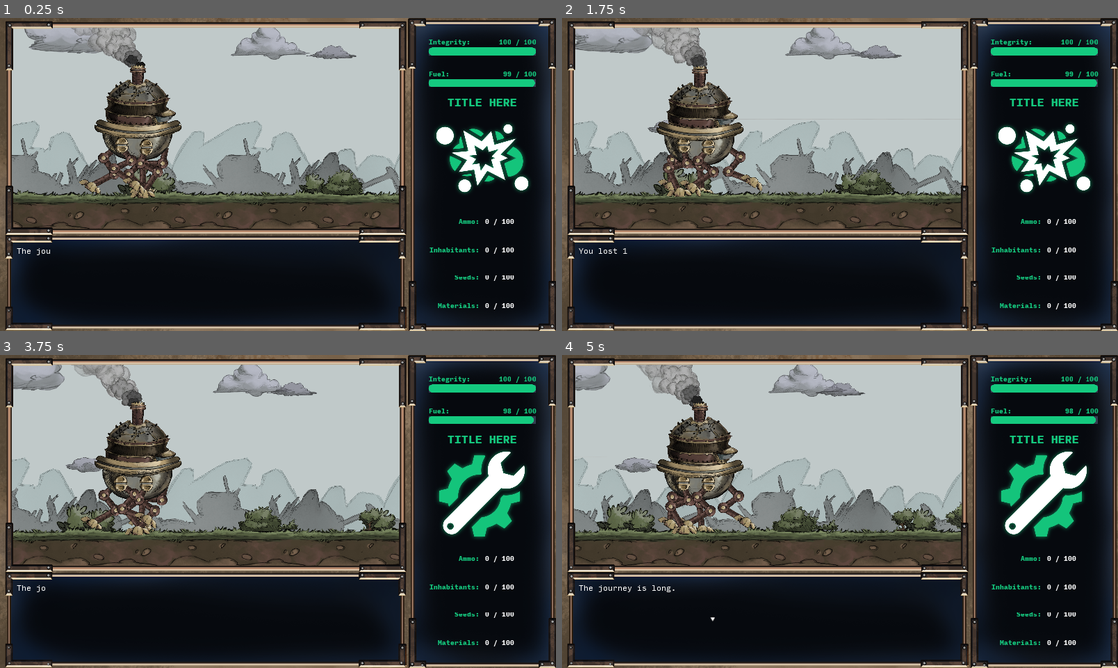
Above: before the commit, frames 1-4 (two rows, left to right).
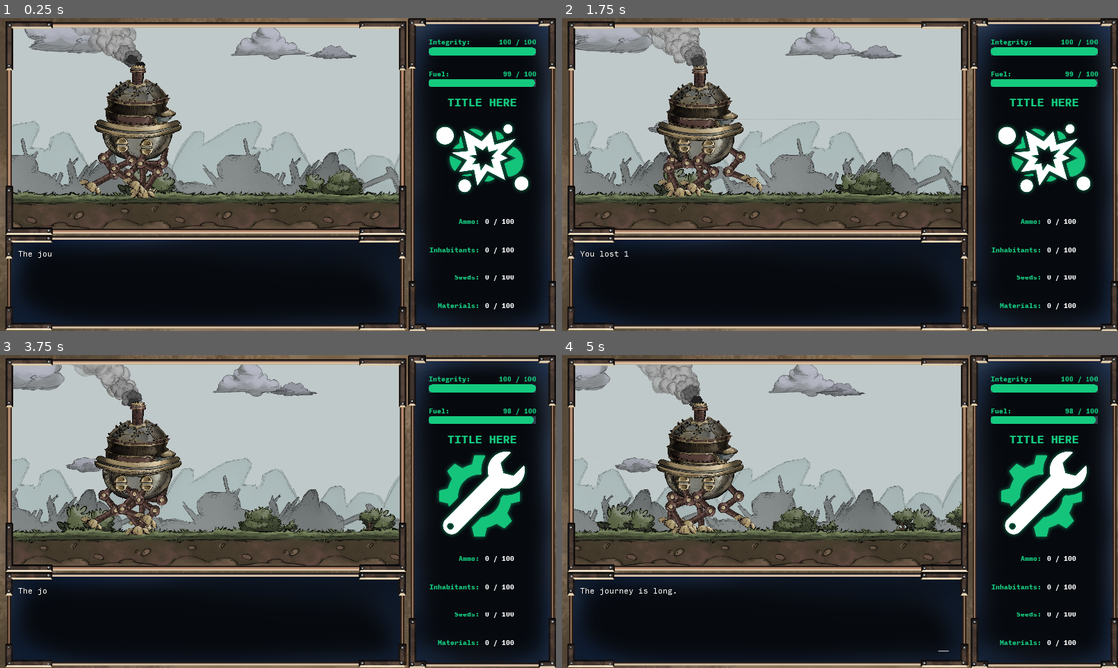
Above: after the commit, the same moments.

Repository: silverweed/ggj20
Game: Godot game, scene res://levels/Level.tscn
The game is run twice, just before and just after one commit, with the same random seed, the same clock (stepped at 60 frames per second) and the same inputs.
Inputs:
- Up to frame 1 (0.25 s): no input
- Up to frame 2 (1.75 s): hold Up (ui_up) 0.53-1.28 s; hold Z (advance_text) 0.53-1.28 s; hold Down (ui_down) from 1.28 s (still down); tap Z (advance_text) at 1.35 s
- Up to frame 3 (3.75 s): release Down (ui_down) at 2.03 s; hold Z (advance_text) 2.03-2.78 s; hold Up (ui_up) 2.03-3.53 s; tap Z (advance_text) at 2.85 s; hold Down (ui_down) from 3.53 s (still down); hold Z (advance_text) from 3.53 s (still down)
- Up to frame 4 (5 s): keep holding Down (ui_down); release Z (advance_text) at 4.28 s; tap Z (advance_text) at 4.35 s

The runs differ from the first frame. In frame 1, less than 0.1% of the frame differs, in the area x 3-10%, y 73-77%; in frame 2, less than 0.1%; in frame 3, less than 0.1%; in frame 4, 0.2%, in the area x 3-70%, y 73-95%.

Commit message:
add debug dot graph

Diff:
--- a/GameManager.gd
+++ b/GameManager.gd
@@ -15,10 +15,12 @@
 	globals.game_mgr = self
 	if globals.events.events.empty():
 		globals.events.load_events("base_events.txt")
-#		globals.events.load_events("event_pack_1.txt")
-#		globals.events.load_events("event_pack_2.txt")
-#		globals.events.load_events("null_events_1-11.txt")
+		globals.events.load_events("event_pack_1.txt")
+		globals.events.load_events("event_pack_2.txt")
+		globals.events.load_events("event_null_complete_1-14.txt")
+		globals.events.load_events("military_events.txt")
 #		globals.events.load_events("test_events.txt")
+#		globals.events.debug_output_event_graph("events.dot")
 
 	var event_uis = get_tree().get_nodes_in_group("event_ui")
 	if len(event_uis) > 0:
--- a/events/EventParser.gd
+++ b/events/EventParser.gd
@@ -89,7 +89,7 @@
 			cur_choice = EventTypes.Event_Choice.new()
 			line = line.trim_prefix(">").strip_edges()
 			# check if condition is present
-			if line[0] == "[":
+			if line.length() > 0 and line[0] == "[":
 				var splitted = line.substr(1).split("]")
 				cur_choice.chance_expr = splitted[0].strip_edges()
 				cur_choice.description = splitted[1].strip_edges()
--- a/events/EventsDB.gd
+++ b/events/EventsDB.gd
@@ -34,7 +34,6 @@
 		proxies[key] = new_proxies[key]
 
 
-
 func debug_print_events(evts, proxs):
 	print("== Events ==")
 	for key in evts:
@@ -63,3 +62,24 @@
 			print("change [", change.chance_expr, "] ", change.stat_name, " ", change.change)
 		for change in proxy.mod_changes:
 			print("module [", change.chance_expr, "] ", change.stat_name, " ", change.change)
+
+
+
+func debug_output_event_graph(outfname: String):
+	var file = File.new();
+	file.open(outfname, File.WRITE)
+	file.store_line("digraph events {")
+
+	for key in events:
+		var event: EventTypes.Event = events[key]
+		for choice in event.choices:
+			for outcome in choice.outcomes:
+				file.store_line(key + " -> " + outcome.linked_event + ";")
+
+	for key in proxies:
+		var proxy = proxies[key]
+		for outcome in proxy.choice.outcomes:
+			file.store_line(key + " -> " + outcome.linked_event + " [color=orange];")
+
+	file.store_line("}")
+	file.close()
--- a/ui/EventUI.tscn
+++ b/ui/EventUI.tscn
@@ -30,8 +30,12 @@
 margin_bottom = -30.0
 
 [node name="DialogBox" parent="." instance=ExtResource( 3 )]
-margin_left = 25.0
-margin_top = 25.0
-margin_right = -25.0
-margin_bottom = -25.0
+anchor_left = 0.024
+anchor_top = 0.102
+anchor_right = 0.976
+anchor_bottom = 0.898
+margin_left = -0.176001
+margin_top = 0.112
+margin_right = 0.175903
+margin_bottom = -0.112015
 hide_on_finish = true
--- a/ui/dialogs/DialogBox.gd
+++ b/ui/dialogs/DialogBox.gd
@@ -38,6 +38,7 @@
 		text_cursor = 0
 	waiting = false
 	ahead.hide()
+	$AnimationPlayer.stop()
 	while !is_killed and text_cursor < len(text):
 		# Eat bbcode
 		while text[text_cursor] == '[':
@@ -60,6 +61,7 @@
 	waiting = true
 	if !automatic_advance:
 		ahead.show()
+		$AnimationPlayer.play("ahead")
 	emit_signal("single_displayed")
 
 
--- a/ui/dialogs/DialogBox.tscn
+++ b/ui/dialogs/DialogBox.tscn
@@ -1,15 +1,22 @@
-[gd_scene load_steps=6 format=2]
+[gd_scene load_steps=7 format=2]
 
 [ext_resource path="res://ui/dialogs/DialogBox.gd" type="Script" id=1]
 [ext_resource path="res://ui/dialogs/DialogBoxTheme.tres" type="Theme" id=2]
-[ext_resource path="res://fonts/FreeSans.tres" type="DynamicFont" id=3]
+[ext_resource path="res://fonts/FreeSans.otf" type="DynamicFontData" id=3]
 [ext_resource path="res://ui/InputMonoRegular.tres" type="DynamicFont" id=4]
+
+[sub_resource type="DynamicFont" id=2]
+size = 60
+outline_color = Color( 0, 0, 0, 1 )
+use_mipmaps = true
+use_filter = true
+font_data = ExtResource( 3 )
 
 [sub_resource type="Animation" id=1]
 resource_name = "ahead"
 loop = true
 tracks/0/type = "value"
-tracks/0/path = NodePath("Panel/GoAhead:rect_position")
+tracks/0/path = NodePath("Panel/GoAhead:text")
 tracks/0/interp = 0
 tracks/0/loop_wrap = true
 tracks/0/imported = false
@@ -17,17 +24,13 @@
 tracks/0/keys = {
 "times": PoolRealArray( 0, 0.5 ),
 "transitions": PoolRealArray( 1, 1 ),
-"update": 0,
-"values": [ Vector2( 470, 141.392 ), Vector2( 470, 130.033 ) ]
+"update": 1,
+"values": [ "_", "" ]
 }
 
 [node name="DialogBox" type="Control"]
 anchor_right = 1.0
 anchor_bottom = 1.0
-margin_left = 0.7258
-margin_top = 0.49382
-margin_right = 0.72583
-margin_bottom = 0.493835
 script = ExtResource( 1 )
 __meta__ = {
 "_edit_use_anchors_": false
@@ -45,9 +48,9 @@
 [node name="RichTextLabel" type="RichTextLabel" parent="Panel"]
 anchor_right = 1.0
 anchor_bottom = 1.0
-margin_left = 15.0
+margin_left = 12.9465
 margin_top = 15.0
-margin_right = -15.0
+margin_right = -17.0535
 margin_bottom = -15.0
 custom_fonts/normal_font = ExtResource( 4 )
 custom_colors/font_color_shadow = Color( 0, 0, 0, 1 )
@@ -62,13 +65,12 @@
 anchor_top = 1.0
 anchor_right = 1.0
 anchor_bottom = 1.0
-margin_left = -33.0
-margin_top = -31.608
-margin_right = -15.0
-margin_bottom = -9.608
-custom_fonts/font = ExtResource( 3 )
+margin_left = -69.0261
+margin_top = -80.1754
+margin_right = -19.0261
+margin_bottom = -18.5255
+custom_fonts/font = SubResource( 2 )
 custom_colors/font_color_shadow = Color( 0, 0, 0, 1 )
-text = "▼"
 __meta__ = {
 "_edit_use_anchors_": false
 }
Not shown, added: event_null_complete_1-14.txt
Not shown, changed: military_events.txt
Binary file added: ui/dialogs/img/cursor.png
Not shown, added: ui/dialogs/img/cursor.png.import
Not shown, added: .gitignore
Not shown, added: events.dot
